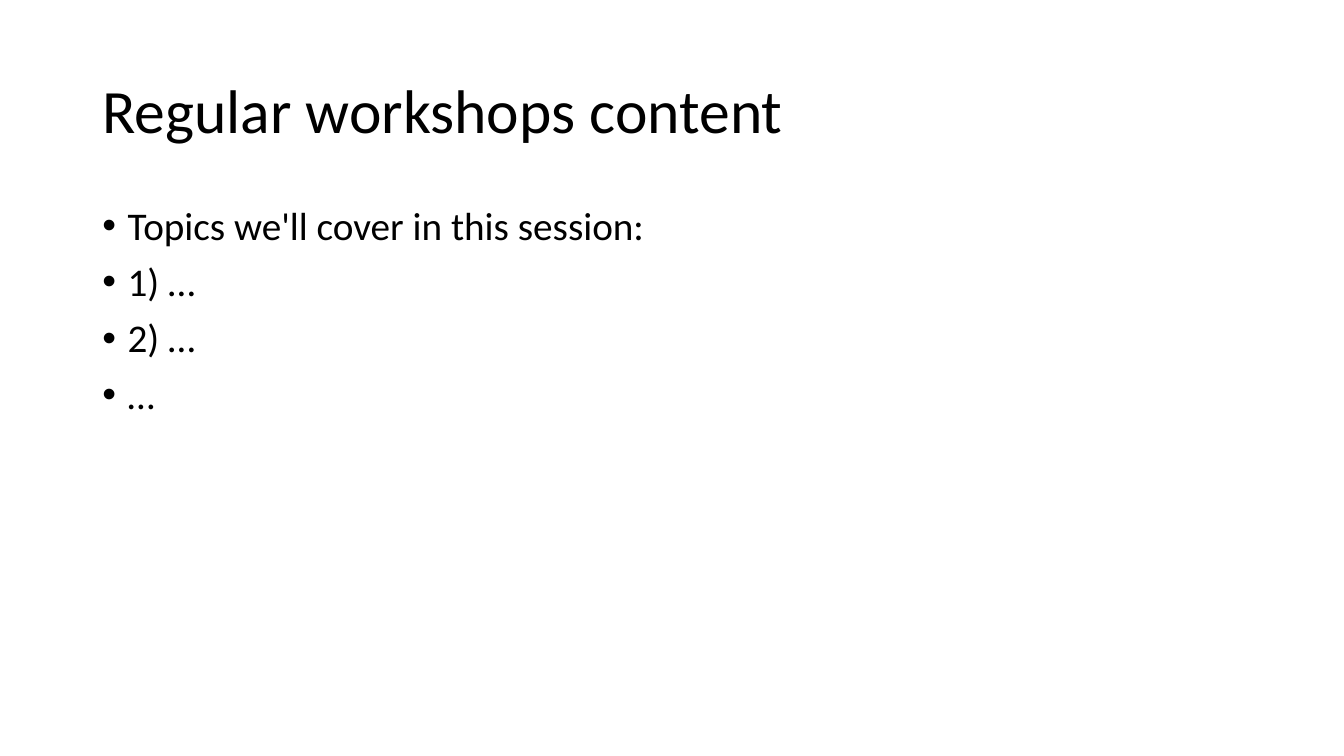
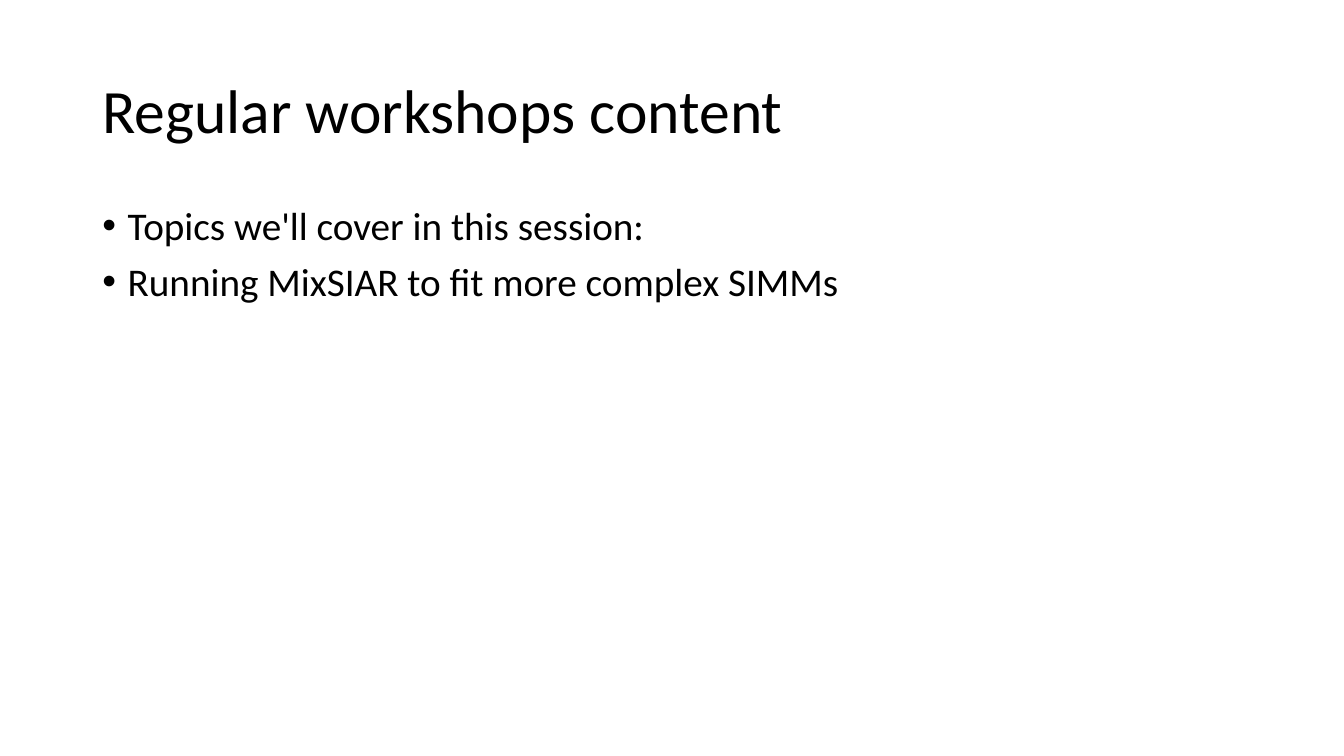
Before and after one commit to andrewcparnell/simms_course, a slide deck: slide 5 of Instats/Day-3/Session-12/mixsiar-practical-instats.pptx. Drawn at 1344x756 pixels with LibreOffice and Linux fonts; fonts in the diff are those of the drawing. Boxes give left, top, right and bottom in pixels: in the first picture for what was removed or moved away, otherwise in the second. Text is boxed around its words. In the diff, an @@ line names an element or a change of style, - is before the commit and + after.

```diff
--- a/Instats/Day-3/Session-12/mixsiar-practical-instats.pptx
+++ b/Instats/Day-3/Session-12/mixsiar-practical-instats.pptx
@@ text at (128, 268, 838, 303): text changed @@
-• 1) …
-• 2) …
-• …
+• Running MixSIAR to fit more complex SIMMs
```
Also in this commit, not shown: 1 other slide changed, 1 slide removed, 17 other files.
